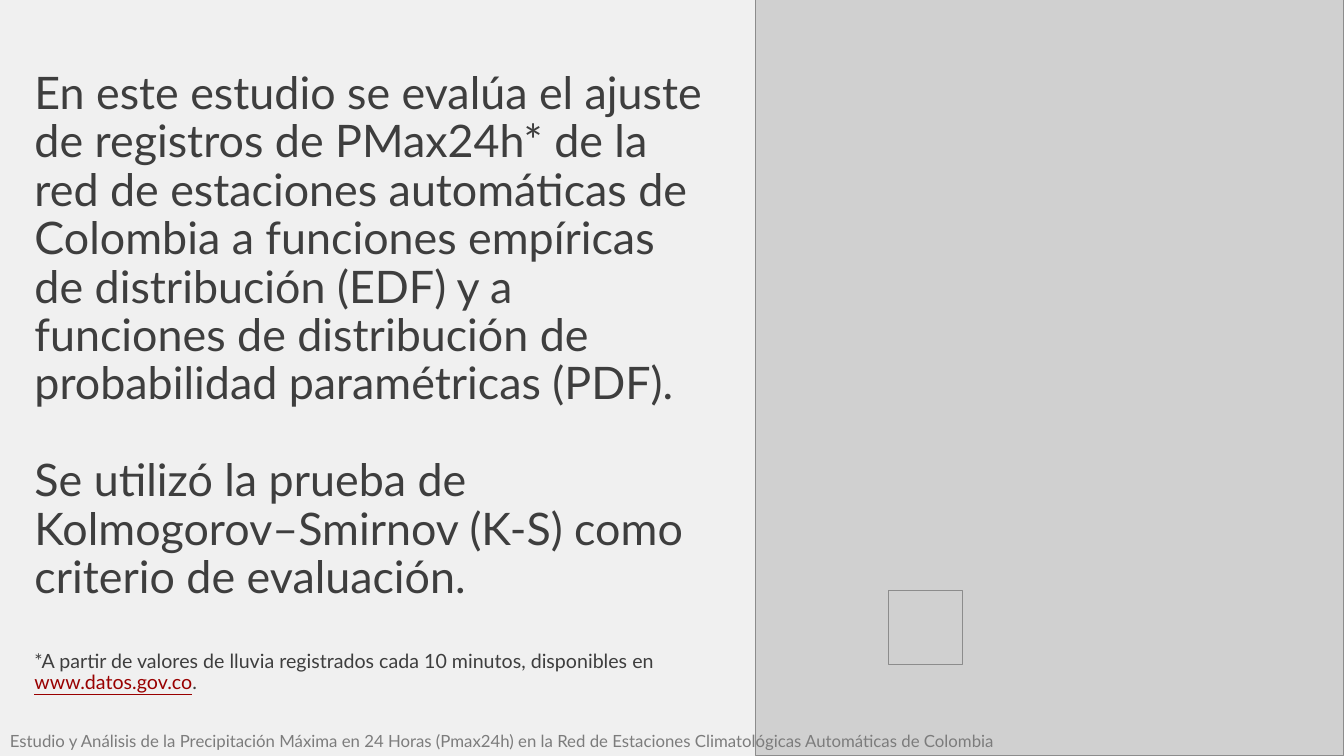
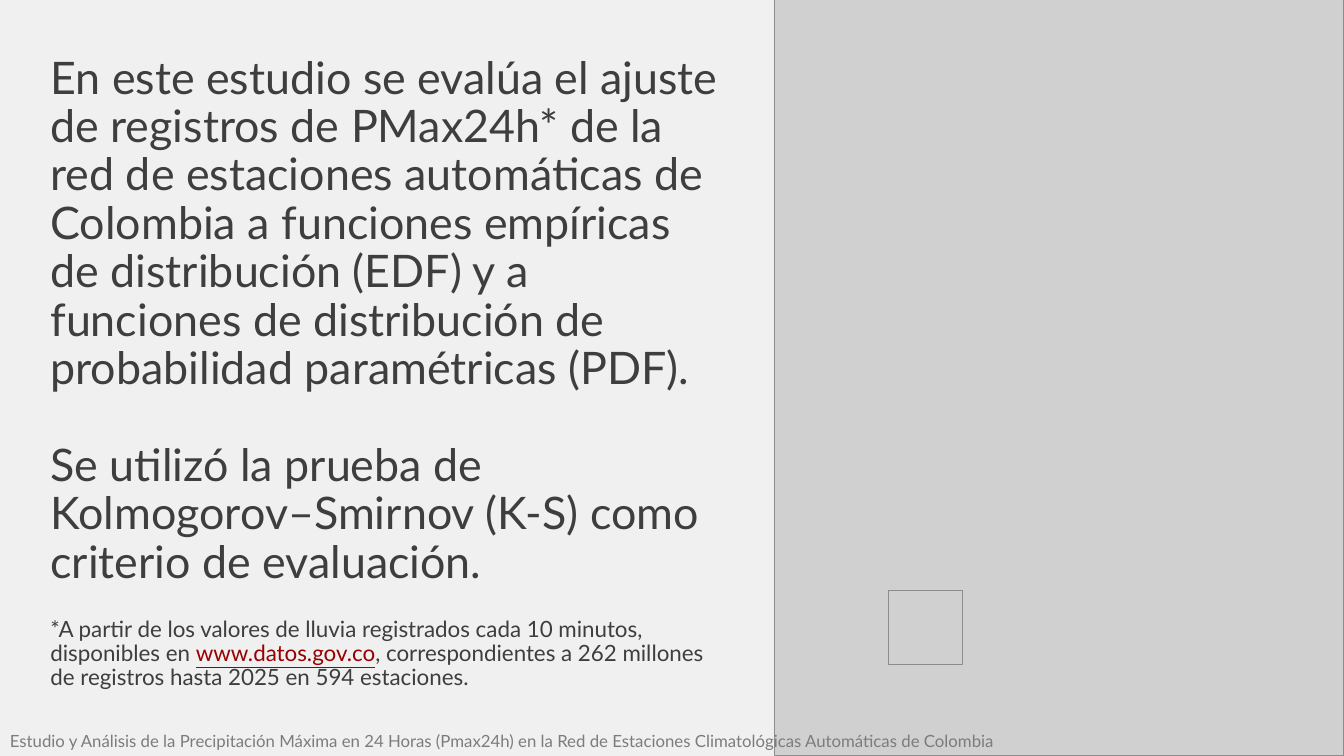
Before and after one commit to rcfdtools/R.HydroTools, a slide deck: slide 3 of tool/PMP/file/report/SCI_XXVI_SNHH26_Presentacion_PMax24HAutomColombia_v1.pptx. Drawn at 1344x756 pixels with LibreOffice and Linux fonts; fonts in the diff are those of the drawing; grey boxes stand for pictures. Boxes give left, top, right and bottom in pixels: in the first picture for what was removed or moved away, otherwise in the second. Text is boxed around its words. In the diff, an @@ line names an element or a change of style, - is before the commit and + after.

```diff
--- a/tool/PMP/file/report/SCI_XXVI_SNHH26_Presentacion_PMax24HAutomColombia_v1.pptx
+++ b/tool/PMP/file/report/SCI_XXVI_SNHH26_Presentacion_PMax24HAutomColombia_v1.pptx
@@ picture: place and size @@
-picture at (755,0,1344,756)
+picture at (775,0,1344,756)
@@ title at (50,61,718,689): text changed @@
-En este estudio se evalúa el ajuste de registros de PMax24h* de la red de estaciones automáticas de Colombia a funciones empíricas de distribución (EDF) y a funciones de distribución de probabilidad paramétricas (PDF).
-Se utilizó la prueba de Kolmogorov–Smirnov (K-S) como criterio de evaluación.
-*A partir de valores de lluvia registrados cada 10 minutos, disponibles en www.datos.gov.co.
+En este estudio se evalúa el ajuste de registros de PMax24h* de la red de estaciones automáticas de Colombia a funciones empíricas de distribución (EDF) y a funciones de distribución de probabilidad paramétricas (PDF).
+Se utilizó la prueba de Kolmogorov–Smirnov (K-S) como criterio de evaluación.
+*A partir de los valores de lluvia registrados cada 10 minutos, disponibles en www.datos.gov.co, correspondientes a 262 millones de registros hasta 2025 en 594 estaciones.
```
Also in this commit, not shown: 5 other slides changed, 7 slides added, 1 other file.
